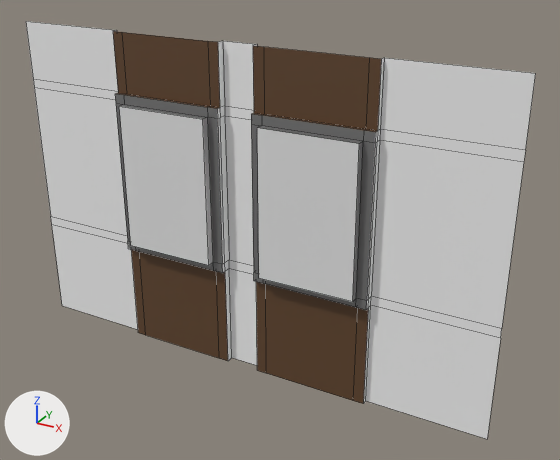
The FBX model Assets/Models/Building/Wall02_4m.fbx, before and after one commit.
One viewpoint serves both versions: a 50 mm camera at (0.86, -4.61, 3.57) aimed at (-1.71, 0.06, 1.23). Lighting does not change. The marker at lower left points along +X, +Y and +Z. Mesh edges are drawn as thin lines. Where no turn or scale is listed for an object, it has been applied to the vertices.

Names of what the first picture shows: 'Wall02_3m'.
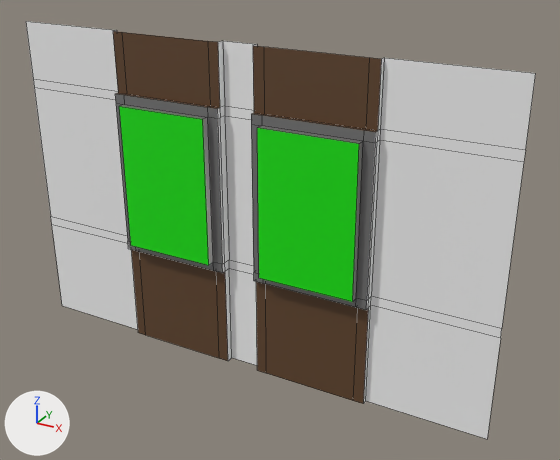
Location of each change, (x1, y1, x2, y2) in pixels of the pictures (560 x 460 px):
'Wall02_3m', recoloured (white to green)
    both: (116, 103, 362, 305)

What the commit changed:
Material 'Windows' (mat_windows) changes colour from white #e7e7e7 to green #0fe700; in linear values from (0.8, 0.8, 0.8) to (0.0046, 0.8, 0.0).
